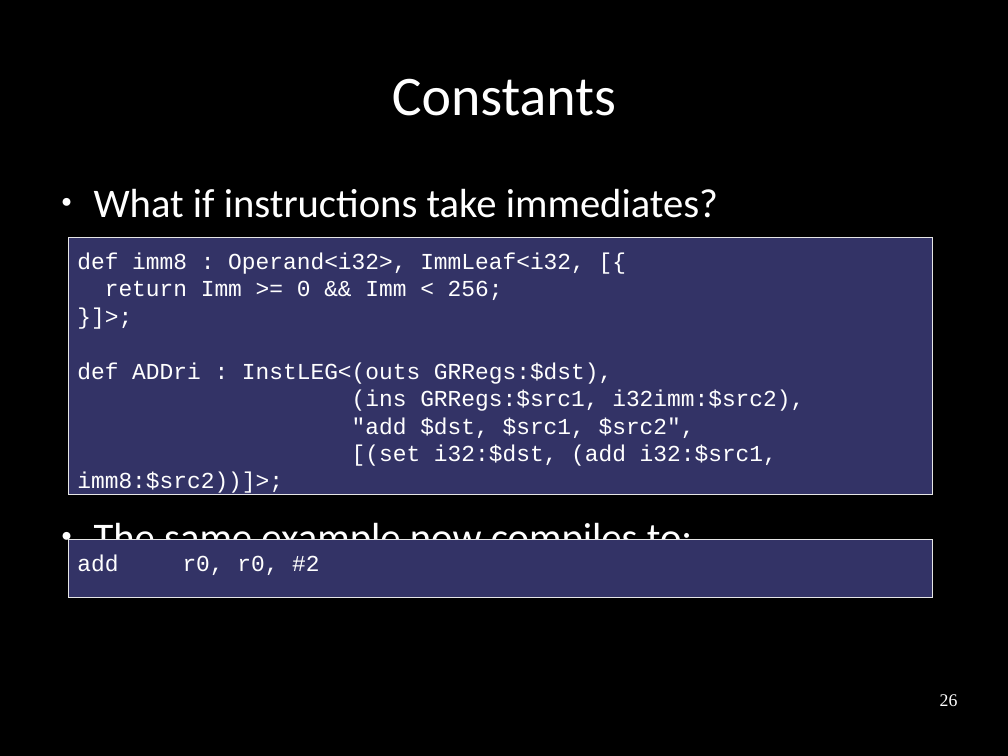
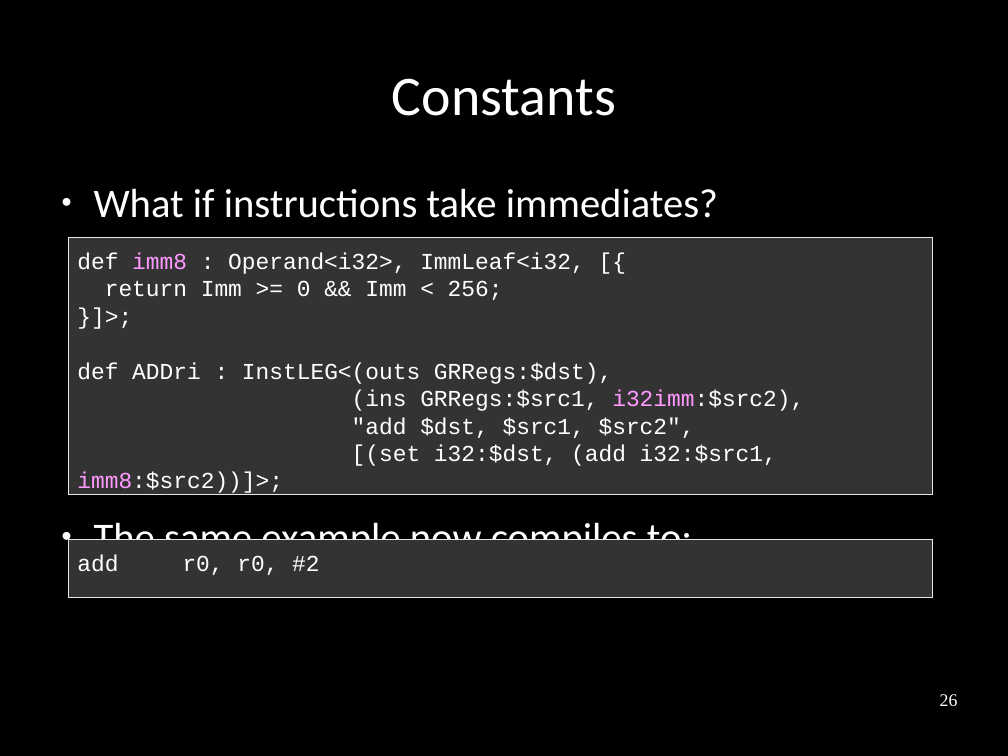
Before and after one commit to frasercrmck/llvm-leg, a slide deck: slide 26 of docs/Codeplay/Slides.odp. Drawn at 1008x756 pixels with LibreOffice and Linux fonts; fonts in the diff are those of the drawing. Boxes give left, top, right and bottom in pixels: in the first picture for what was removed or moved away, otherwise in the second. Text is boxed around its words. In the diff, an @@ line names an element or a change of style, - is before the commit and + after.

Commit message:
Using presentation-friendly color for code boxes.

```diff
--- a/docs/Codeplay/Slides.odp
+++ b/docs/Codeplay/Slides.odp
@@ rectangle "def imm8 : Operand<i32>, ImmLeaf<i32, ..." at <box>69,238,933,495</box>: fill #333366 to #333333 @@
@@ text in rectangle at <box>77,252,804,496</box>: text colour #FFFFFF to #FF99FF in "imm8", "i32imm:$src2),", "imm8:$src2))]>;" @@
@@ rectangle "add r0, r0, #2" at <box>69,541,933,598</box>: fill #333366 to #333333 @@
```
Also in this commit, not shown: 28 other slides changed.
